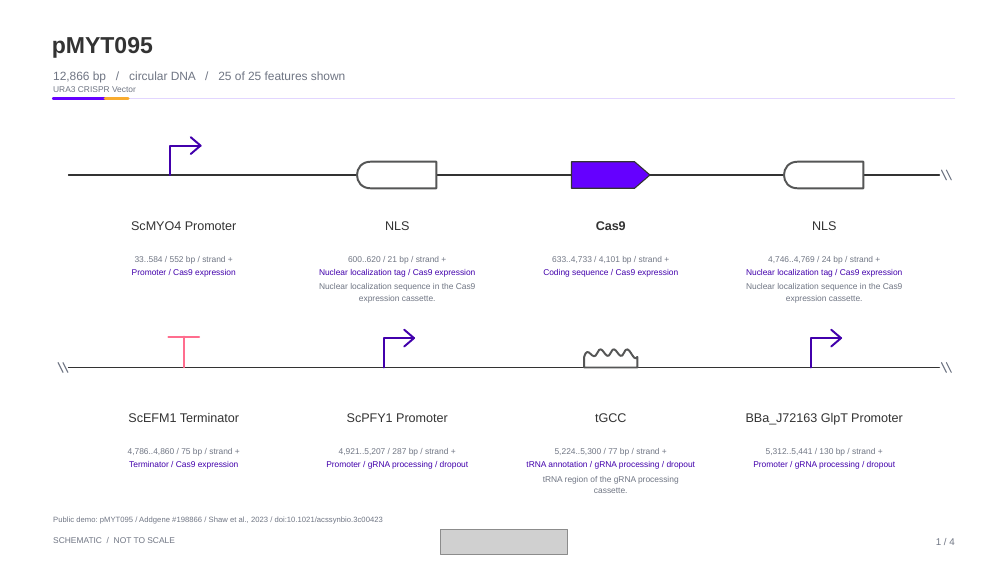
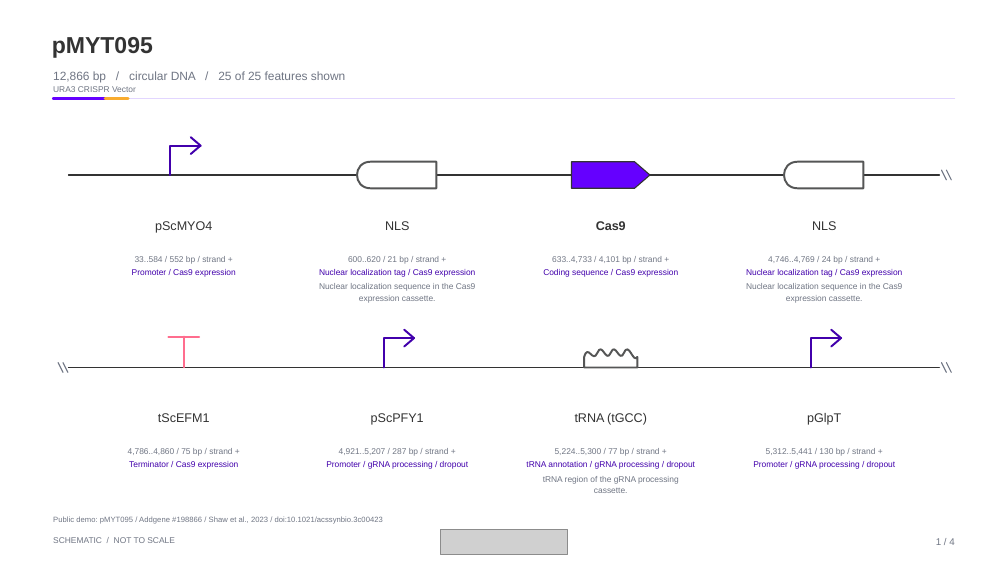
Before and after one commit to Drjackxiaoyuchen/auraconstruct, a slide deck: slide 4 of examples/AuraConstruct_Detailed_MYT_Annotations.pptx. Drawn at 1008x567 pixels with LibreOffice and Linux fonts; fonts in the diff are those of the drawing; grey boxes stand for pictures. Boxes give left, top, right and bottom in pixels: in the first picture for what was removed or moved away, otherwise in the second. Text is boxed around its words. In the diff, an @@ line names an element or a change of style, - is before the commit and + after.

```diff
--- a/examples/AuraConstruct_Detailed_MYT_Annotations.pptx
+++ b/examples/AuraConstruct_Detailed_MYT_Annotations.pptx
@@ text at [155, 221, 212, 233]: text changed @@
-ScMYO4 Promoter
+pScMYO4
@@ text at [158, 413, 210, 422]: text changed @@
-ScEFM1 Terminator
+tScEFM1
@@ text at [371, 413, 424, 425]: text changed @@
-ScPFY1 Promoter
+pScPFY1
@@ text at [575, 413, 647, 425]: text changed @@
-tGCC
+tRNA (tGCC)
@@ text at [807, 413, 841, 425]: text changed @@
-BBa_J72163 GlpT Promoter
+pGlpT
```
Also in this commit, not shown: 3 other slides changed, 45 other files.
